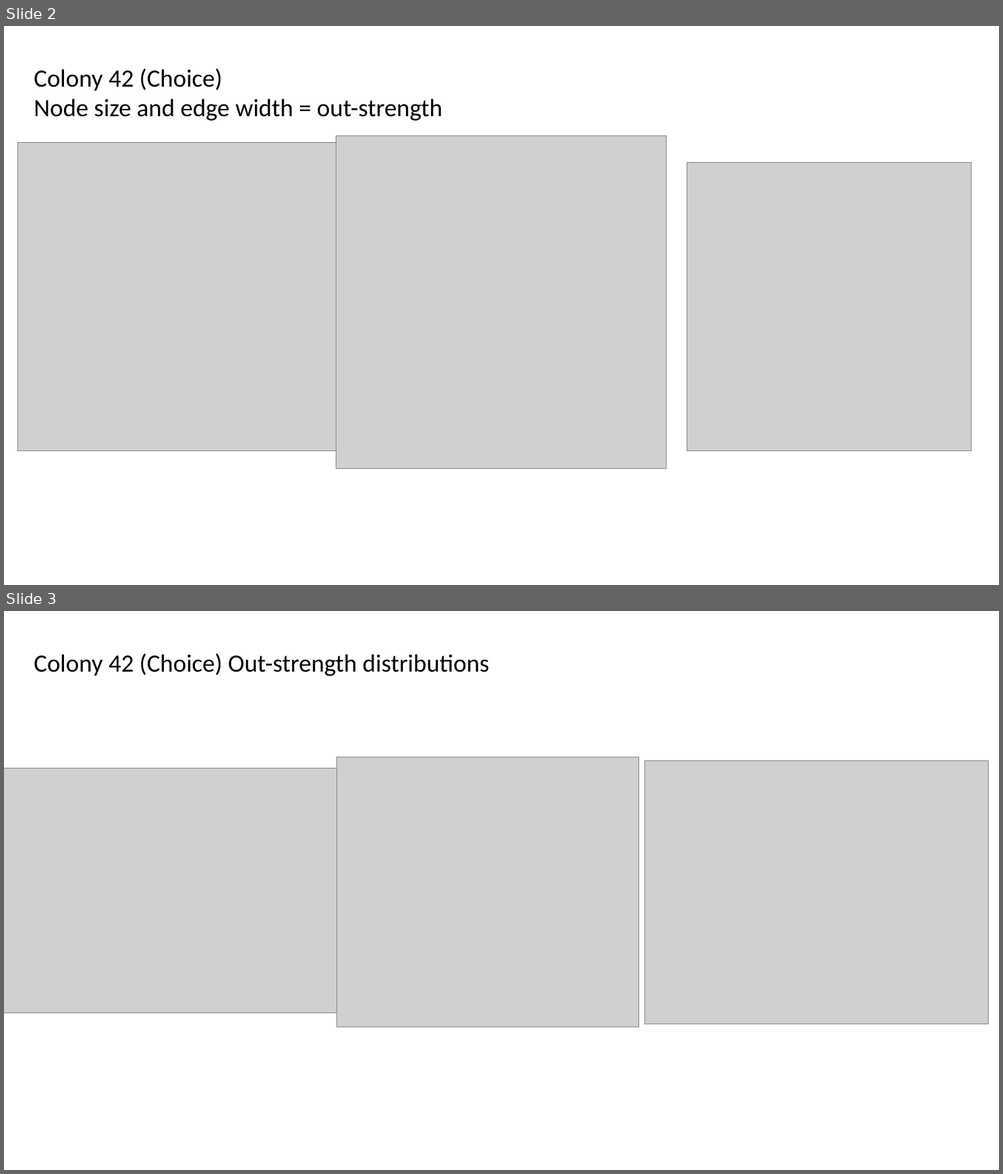
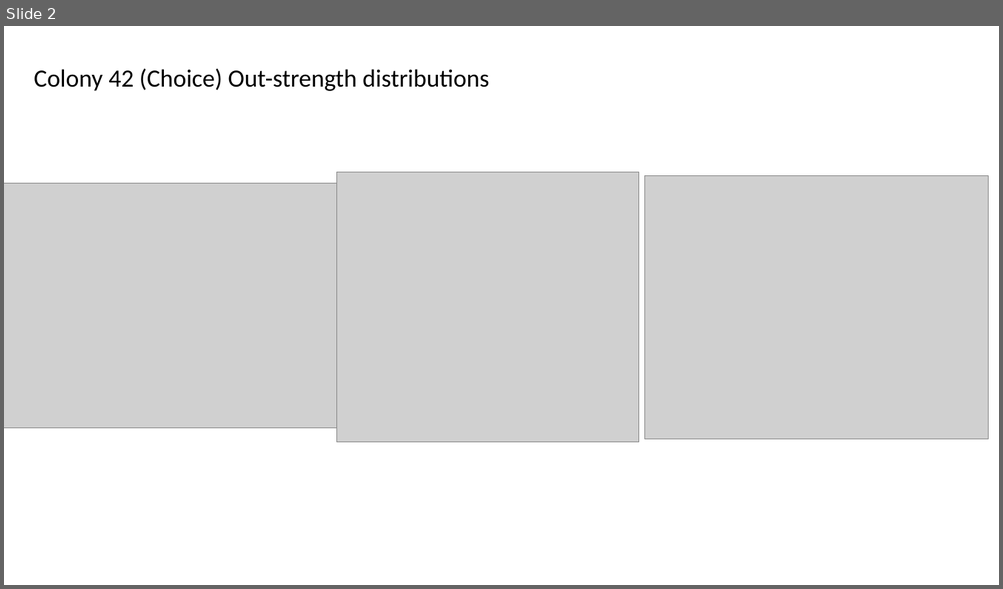
Before and after one commit to TovahKashetsky/collective_decision_experience, a slide deck: ant_sna_network_diagrams.pptx. Shown one above the other, each under a label of ours: slides 2 and 3 before the commit, slide 2 after it. The pictures are 1003x1174 and 1003x589 pixels, drawn with LibreOffice and Linux fonts; fonts in the diff are those of the drawing; grey boxes stand for pictures. Boxes give left, top, right and bottom in pixels: in the first picture for what was removed or moved away, otherwise in the second. Text is boxed around its words. In the diff, an @@ line names an element or a change of style, - is before the commit and + after.

```diff
--- a/ant_sna_network_diagrams.pptx
+++ b/ant_sna_network_diagrams.pptx
@@ slide 2 removed at <box>4,26,999,585</box>, background #FFFFFF @@
@@ text removed at <box>34,68,443,121</box> @@
-Colony 42 (Choice)
-Node size and edge width = out-strength
@@ picture removed at <box>336,136,666,469</box> @@
@@ picture removed at <box>17,142,348,452</box> @@
@@ picture removed at <box>687,163,971,452</box> @@
@@ what was slide 3 is now slide 2 @@
```
Also in this commit, not shown: 5 slides changed, 6 other files.
